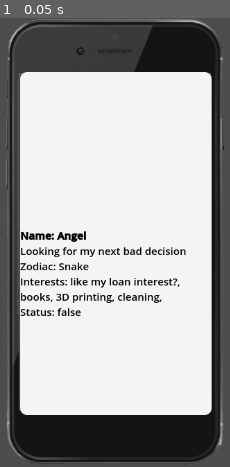
Above: before the commit, frame 1.
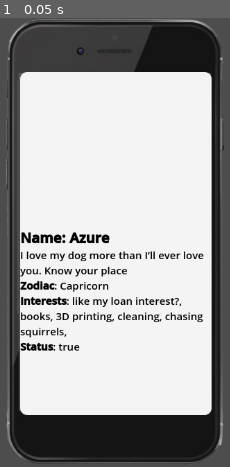
Above: after the commit, the same moment.

Repository: TianMa7/DatingSim
Game: Godot game, scene res://swipe.tscn
The game is run twice, just before and just after one commit, with the same random seed, the same clock (stepped at 60 frames per second) and the same inputs. This scene is started directly instead of the project's main scene.
Inputs:
- Up to frame 1 (0.05 s): no input

The runs differ from the first frame. In frame 1, 6.1% of the frame differs, in the area x 8-89%, y 47-75%.

Commit message:
Swiping works now! it changes the profile when you swipe left

Diff:
--- a/profile.gd
+++ b/profile.gd
@@ -119,26 +119,40 @@
 
 var isDemon:bool
 var interests = [];
-var randNameInt = randi_range(0, len(nameArr)-1)
-var randAboutMeInt = randi_range(0, len(aboutMeArr)-1)
-var randZodiacInt = randi_range(0, len(zodiacArr)-1)
-var numOfInterests = randi_range(0, len(interestsArr)-60)
+var interestsStr = ""
+var randNameInt:int
+var randAboutMeInt:int
+var randZodiacInt:int
+var numOfInterests:int
 
 
 
 func _ready():
+	generateNewProfile()
+
+func generateNewProfile():
 	isDemon = false
+	interests = [];
+	interestsStr = ""
+	randNameInt = randi_range(0, len(nameArr)-1)
+	randAboutMeInt = randi_range(0, len(aboutMeArr)-1)
+	randZodiacInt = randi_range(0, len(zodiacArr)-1)
+	numOfInterests = randi_range(0, len(interestsArr)-60)
+	clear()
+	push_font_size(20)
+	append_name_line("Name", nameArr[randNameInt])
 	push_font_size(15)
-	append_name_line("Name", nameArr[randNameInt])
 	append_text("[color=black]%s[/color]\n" % [aboutMeArr[randAboutMeInt]])
 	append_profile_line("Zodiac", zodiacArr[randZodiacInt])
 	append_interests()
 	append_profile_line("Status", isDemon)
 
+
 func getInterests():
 	for i in range(0, numOfInterests):
 		interests.append(interestsArr[randi_range(0, len(interestsArr)-1)])
 		if interests_dict.get(interests[-1]):
+			print("awawa")
 			isDemon = true
 
 
@@ -150,14 +164,13 @@
 	return string
 
 
-# Appends the user's message as-is, without escaping. This is dangerous!
 func append_name_line(username, message):
 	append_text("[b][color=black]%s: %s[/color][/b]\n" % [username, message])
 
 func append_profile_line(username, message):
-	append_text("[color=black]%s: %s[/color]\n" % [username, message])
+	append_text("[color=black][b]%s[/b]: %s[/color]\n" % [username, message])
 
 func append_interests():
 	getInterests()
-	interests = listToString(interests)
-	append_text("[color=black]Interests: %s[/color]\n" % [interests])
+	interestsStr = listToString(interests)
+	append_text("[color=black][b]Interests[/b]: %s[/color]\n" % [interestsStr])
--- a/project.godot
+++ b/project.godot
@@ -14,3 +14,15 @@
 run/main_scene="uid://c5jxyh2x7o3mq"
 config/features=PackedStringArray("4.5", "Forward Plus")
 config/icon="res://icon.svg"
+
+[input]
+
+press={
+"deadzone": 0.2,
+"events": [Object(InputEventMouseButton,"resource_local_to_scene":false,"resource_name":"","device":-1,"window_id":0,"alt_pressed":false,"shift_pressed":false,"ctrl_pressed":false,"meta_pressed":false,"button_mask":0,"position":Vector2(0, 0),"global_position":Vector2(0, 0),"factor":1.0,"button_index":1,"canceled":false,"pressed":false,"double_click":false,"script":null)
+]
+}
+release={
+"deadzone": 0.2,
+"events": []
+}
--- a/swipe.tscn
+++ b/swipe.tscn
@@ -1,5 +1,6 @@
-[gd_scene load_steps=6 format=3 uid="uid://b7ctmpd1q0bue"]
+[gd_scene load_steps=7 format=3 uid="uid://b7ctmpd1q0bue"]
 
+[ext_resource type="Script" uid="uid://cap277rwcmeh8" path="res://swipeDetection.gd" id="1_66qhf"]
 [ext_resource type="Texture2D" uid="uid://b8sq5t5tbup3i" path="res://assets/smart-phone-with-blank-screen-is-removebg-preview.png" id="1_khokj"]
 [ext_resource type="Script" uid="uid://cnwwfldtucg5r" path="res://profile.gd" id="2_56veq"]
 [ext_resource type="Script" uid="uid://bp1ga0hmmbtkl" path="res://phone_container.gd" id="2_66qhf"]
@@ -31,6 +32,7 @@
 grow_vertical = 2
 theme_override_constants/separation = 100
 alignment = 1
+script = ExtResource("1_66qhf")
 
 [node name="phoneTex" type="TextureRect" parent="screenRoot/screen"]
 layout_mode = 2
--- /dev/null
+++ b/swipeDetection.gd
@@ -0,0 +1,23 @@
+extends HBoxContainer
+
+var startPos: Vector2
+var currPos: Vector2
+const tolerance = 20
+var swiping = false
+var swipeRight = false
+
+func _process(delta: float) -> void:
+	if Input.is_action_just_pressed("press"):
+		swiping = true
+		startPos = get_global_mouse_position()
+	elif Input.is_action_just_released("press"):
+		if swiping:
+			currPos = get_global_mouse_position()
+			if startPos.distance_to(currPos)>=tolerance:
+				if (currPos.x-startPos.x)>0:
+					swipeRight = true
+					print("go to convo")
+				else:
+					swipeRight = false
+					$phoneTex/phoneContainer/phoneContainer2/ProfileTextLabel.generateNewProfile()
+				swiping = false
Not shown, added: swipeDetection.gd.uid
